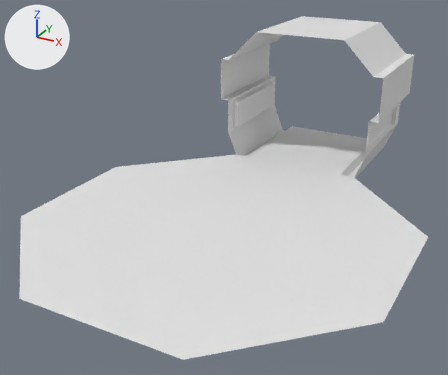
Before and after pictures for a commit that changed the Blender file Models/Blend Files/Main Room.blend.
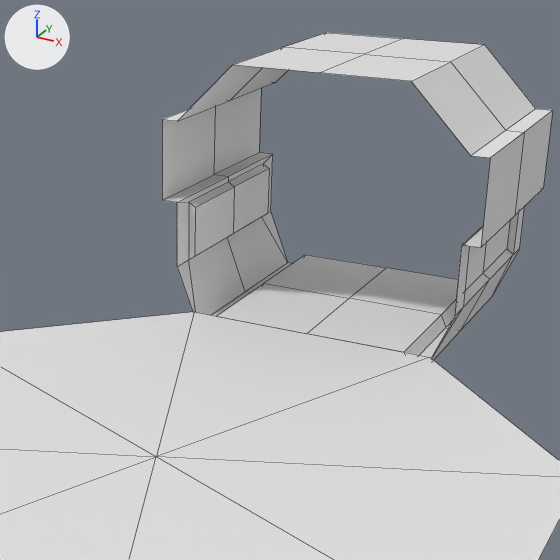
Old and new are each drawn whole from a 50 mm lens placed at (9.35, -16.57, 9.79), pointed at (-0.49, 1.33, 0.84) and again close up on the part from 31% to 93% of the width and 0% to 74% of the height. Arrows for +X, +Y and +Z are at upper left; the lights stay in place. The close-ups show mesh edges as thin lines. The same objects are shown in both versions, whatever each file hides.

Objects in the first close-up: 'Center_Ground', 'Hallway.001'.
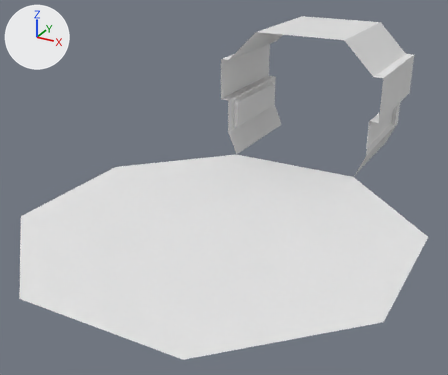
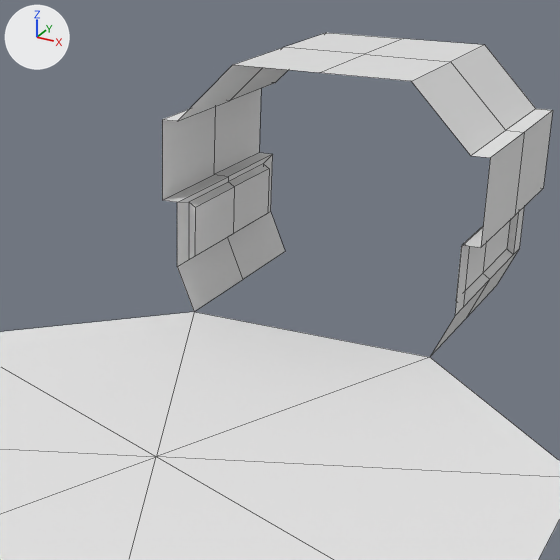
What differs and where, as boxes [x1, y1, x2, y2] in the close-ups (560 x 560 px):
'Hallway.001', reshaped
    before: [162, 33, 553, 360]
    after: [162, 33, 553, 357]
part 1 of me_circle_006, cut back
    before: [177, 212, 518, 360]
    after: [177, 212, 518, 357]

Edits to the bpy script that builds the scene:
```text
Change me_circle_006:
    where me_circle_006.from_pydata(...)  # 29 vertices, 16 faces; spans x -3.49..0.0, y -2.47..0.0, z -0.28..5.44
    used by ob_hallway_001; location = (0.0, 8.97, 0.0)
    verts and faces of me_circle_006; kept vertices keep their numbers, new ones are numbered from 29
    before: 0 (-3.12, -2.47, 0.98), 1 (-2.14, -2.47, 0.0), 2 (-2.27, -2.47, -0.28), 3 (0.0, -2.47, 0.0) at pixel (77, 521), 10 (-2.61, -2.47, -0.28)
    before: 12 (-3.12, -1.93, 0.98), 15 (-2.14, 0.0, 0.0) at pixel (51, 430), 16 (-2.27, 0.0, -0.28), 17 (-2.61, 0.0, -0.28), 18 (0.0, 0.0, 0.0) at pixel (156, 456)
    before: 27 (-3.12, 0.0, 0.98)
    me_circle_006 part 1
    add delete_vertices([1, 2, 3, 10, *range(15, 19)])  # with the faces that use them
    add verts[29] = (-2.69, -2.47, 0.0)
    add verts[30] = (-2.69, 0.0, 0.0)  # pixel (25, 423)
    add faces += [(0, 29, 30, 27, 12)]
```
